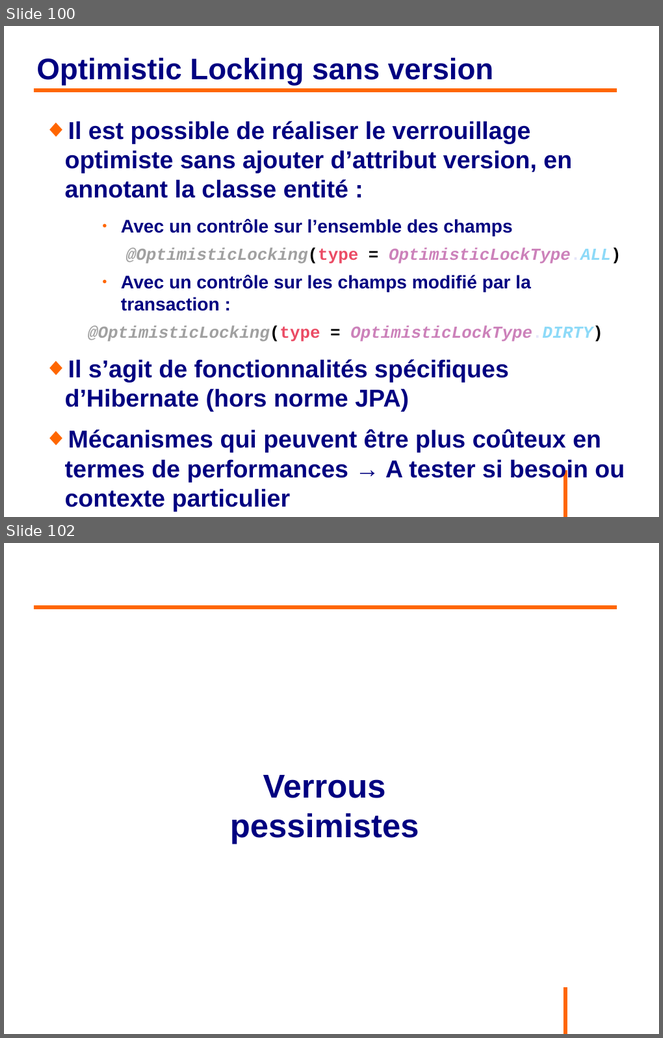
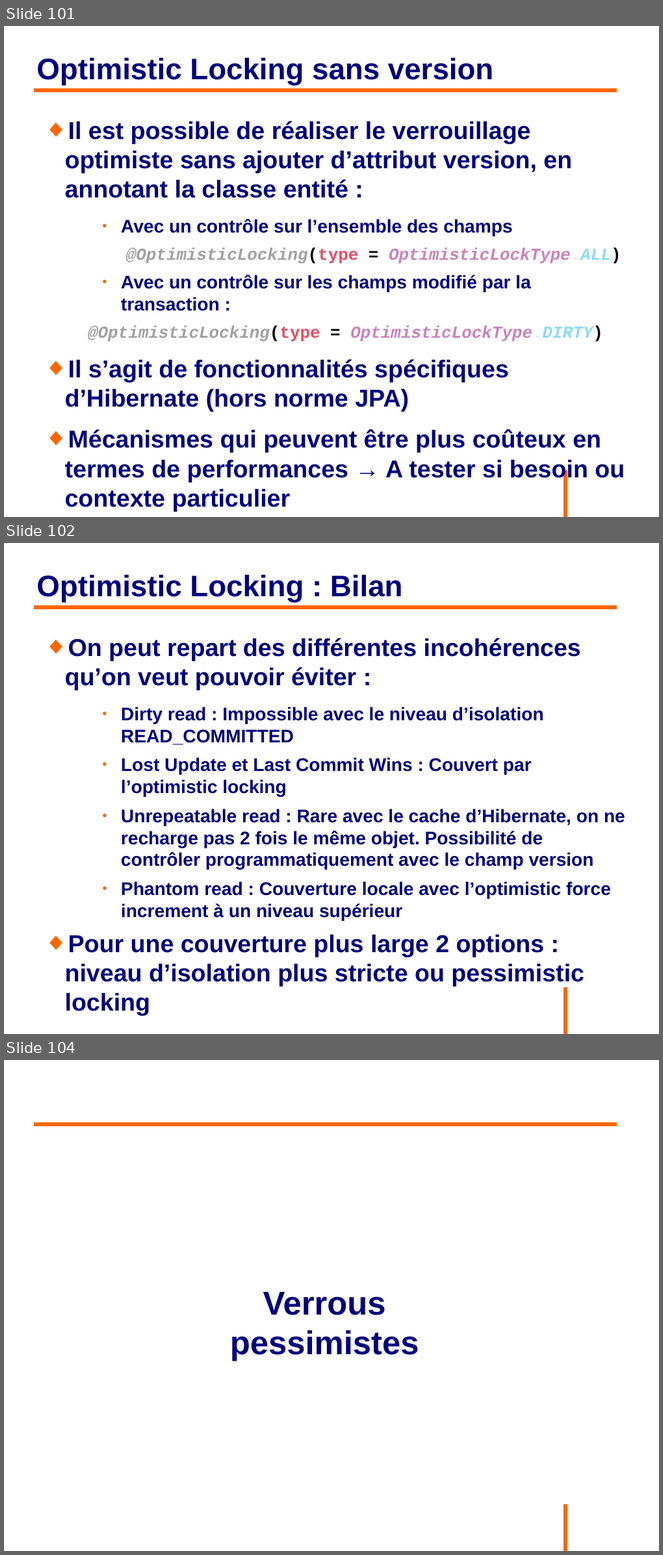
Before and after one commit to philphils/formation-hibernate-avancee, a slide deck: Documentation/diapo_formation_hibernate_avancee.odp. Shown one above the other, each under a label of ours: slides 100 and 102 before the commit, slides 101, 102 and 104 after it; the slides between them are not shown. The pictures are 663x1038 and 663x1555 pixels, drawn with LibreOffice and Linux fonts; fonts in the diff are those of the drawing; background and template pictures are left out. Boxes give left, top, right and bottom in pixels: in the first picture for what was removed or moved away, otherwise in the second. Text is boxed around its words. In the diff, an @@ line names an element or a change of style, - is before the commit and + after.

```diff
--- a/Documentation/diapo_formation_hibernate_avancee.odp
+++ b/Documentation/diapo_formation_hibernate_avancee.odp
@@ slide 102 added at (4,543,659,1034), background #FFFFFF; not listed: 1 template element that a slide beside it also shows @@
@@ title added at (36,575,403,603), 36 pt, text #000080, bold @@
+Optimistic Locking : Bilan
@@ line added from (34, 607) to (618, 607), #FF6600 4.54 pt @@
@@ text added at (65,638,625,986), 22.2 pt, text #000080, bold @@
+◆ On peut repart des différentes incohérences qu’on veut pouvoir éviter :
+    ● Dirty read : Impossible avec le niveau d’isolation READ_COMMITTED
+    ● Lost Update et Last Commit Wins : Couvert par l’optimistic locking
+    ● Unrepeatable read : Rare avec le cache d’Hibernate, on ne recharge pas 2 fois le même objet. Possibilité de contrôler programmatiquement avec le champ version
+    ● Phantom read : Couverture locale avec l’optimistic force increment à un niveau supérieur
+◆ Pour une couverture plus large 2 options : niveau d’isolation plus stricte ou pessimistic locking
@@ what was slide 100 is now slide 101 @@
@@ what was slide 102 is now slide 104 @@
```
Also in this commit, not shown: 8 slides changed, 1 other slide added.
